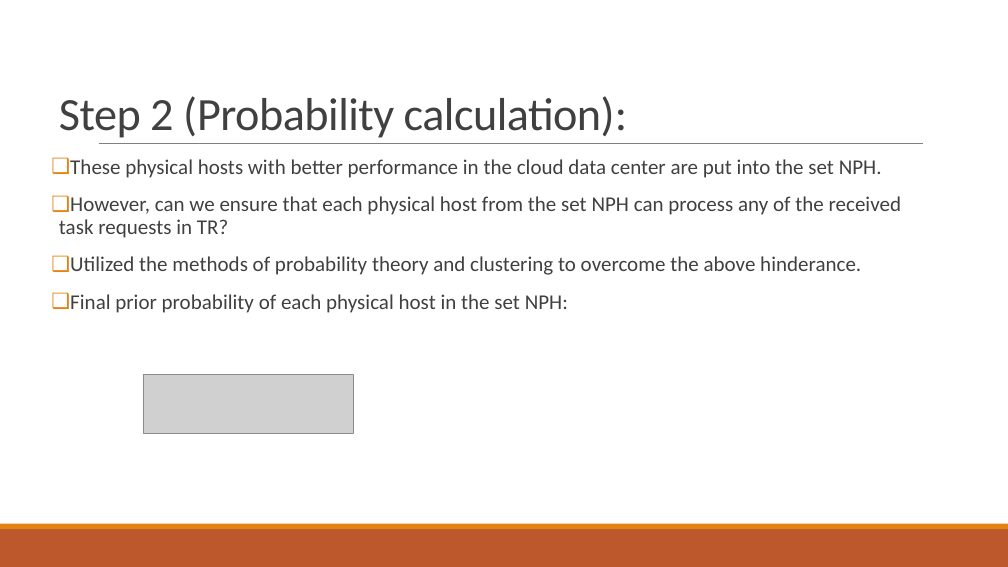
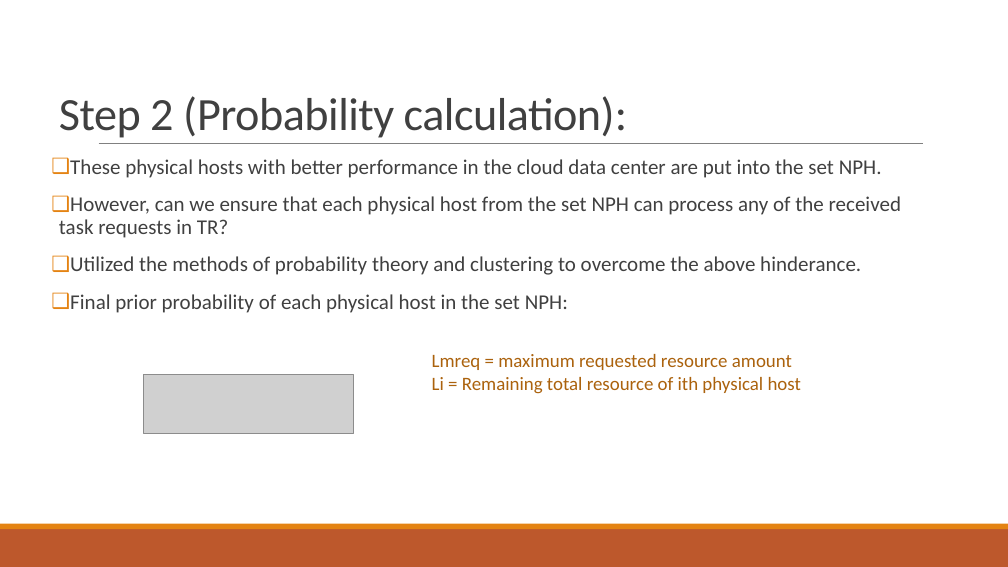
Before and after one commit to piyushbajaj0704/Cloud_Computing, a slide deck: slide 22 of Load Balancing Algorithms in Cloud Computing final presentation Last.pptx. Drawn at 1008x567 pixels with LibreOffice and Linux fonts; fonts in the diff are those of the drawing; grey boxes stand for pictures. Boxes give left, top, right and bottom in pixels: in the first picture for what was removed or moved away, otherwise in the second. Text is boxed around its words. In the diff, an @@ line names an element or a change of style, - is before the commit and + after.

```diff
--- a/Load Balancing Algorithms in Cloud Computing final presentation Last.pptx
+++ b/Load Balancing Algorithms in Cloud Computing final presentation Last.pptx
@@ text added at (432,354,801,394), 18 pt, text #AB620D @@
+Lmreq = maximum requested resource amount
+Li = Remaining total resource of ith physical host
```
Also in this commit, not shown: 11 other slides changed, 1 other file.
